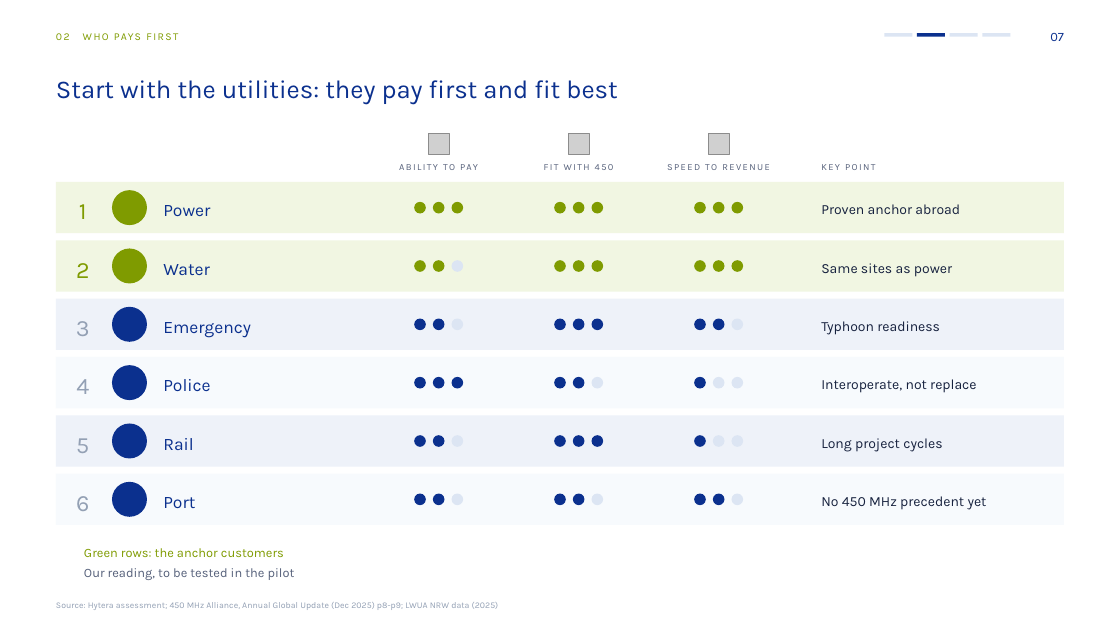
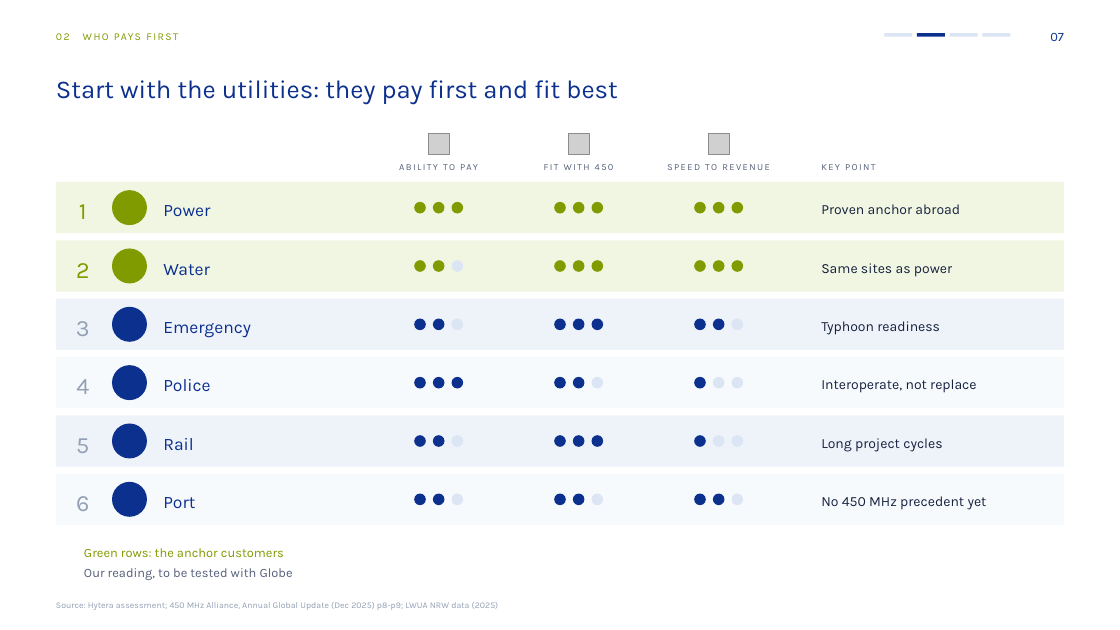
Before and after one commit to mearneste4-max/Philippines-450M, a slide deck: slide 7 of 01_交付物/菲律宾450M方案_v8.pptx. Drawn at 1120x630 pixels with LibreOffice and Linux fonts; fonts in the diff are those of the drawing; grey boxes stand for pictures; background and template pictures are left out. Boxes give left, top, right and bottom in pixels: in the first picture for what was removed or moved away, otherwise in the second. Text is boxed around its words. In the diff, an @@ line names an element or a change of style, - is before the commit and + after.

```diff
--- a/01_交付物/菲律宾450M方案_v8.pptx
+++ b/01_交付物/菲律宾450M方案_v8.pptx
@@ text at bbox=[84, 568, 293, 580]: text changed @@
-Our reading, to be tested in the pilot
+Our reading, to be tested with Globe
```
Also in this commit, not shown: 4 other slides changed, 8 other files.
